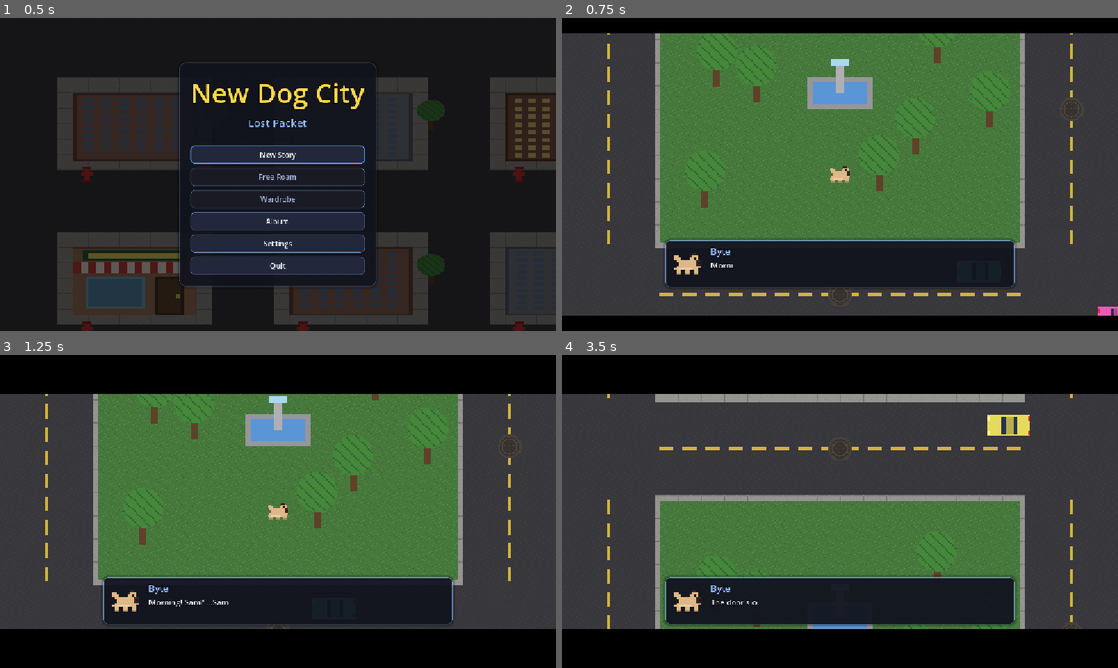
Above: before the commit, frames 1-4 (two rows, left to right).
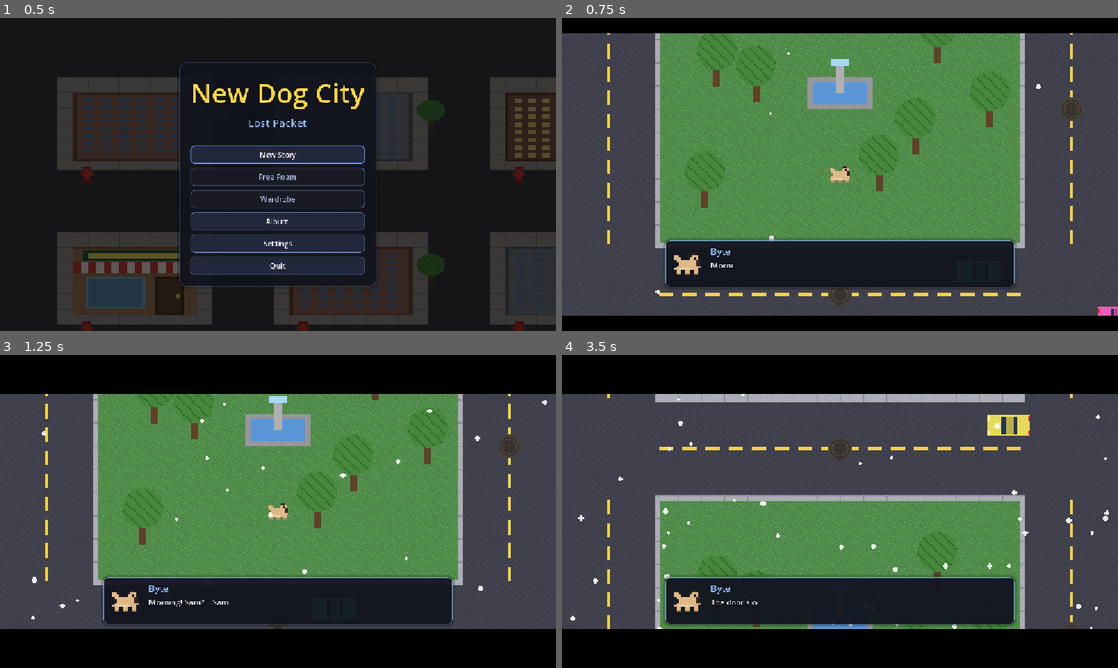
Above: after the commit, the same moments.

Repository: Damon1o/new-dog-city
Game: Godot game, scene res://scenes/Home.tscn
Same seed, same stepped clock (60 frames per second), same inputs: the game is played once before the commit and once after it.
Inputs (mouse positions are in pixels of both pictures, inside the frame that each line leads up to):
- Up to frame 1 (0.5 s): no input
- Up to frame 2 (0.75 s): click "New Story" at 0.5 s
- Up to frame 3 (1.25 s): no input
- Up to frame 4 (3.5 s): tap Enter at 1.25 s; move the mouse to (962, 495) at 1.27 s; hold D (move_right) 1.28-2 s; hold R (bark) 1.28-2 s; click (962, 495) at 1.42 s; tap Space (bite) at 1.55 s; drag from (728, 527) to (812, 574) at 2.02 s; move the mouse to (895, 442) at 2.77 s; hold D (move_right) from 2.78 s (still down); tap Tab (breed) at 2.85 s; tap C (dash) at 3.05 s

Frame 1 is identical in both runs. In frame 2, 2.1% of the frame differs, in the area x 8-92%, y 4-89%; in frame 3, 1.6%; in frame 4, 4.9%, in the area x 1-99%, y 12-88%.

Commit message:
M3-2: street cats, possum, rat swarm; hiss/yowl per type
scripts/enemies/cat.gd: one script, 7 kinds (tabby, alley tom, sphynx, calico,
black cat, possum, swarm rat), stats from spec 06 scaled by level, EnemyTag,
procedural string-grid sprites tinted per kind. Tricks: tabby circles and
retreats, tom knocks back, sphynx dash-swipes, calico dodges the first bite,
black cat hidden until 120 px and crits, possum plays dead at 25% for 3 s.
Joins the "raccoon" group so on_bite, the bark wave, player.foes() and the
minimap find it with no game/player/hud edits; also "foe" for spawner caps.
Spawns table gets foe weights per phase; spawner.spawn_foe ("rats" = 5).
sound.gd: synth cat_hiss_/cat_yowl_<type>, possum_hiss/yowl, rat_squeak.
Smoke: each kind spawns, has sounds, is beaten via on_bite; bark wave scares.

Co-Authored-By: Claude Opus 5.5 <noreply@anthropic.com>

Diff:
--- a/autoload/sound.gd
+++ b/autoload/sound.gd
@@ -69,8 +69,17 @@
 	sounds["pigeons_scatter"] = sounds["pickup"]  # ponytail: wing flaps = pickup blip until spec 12 gives it a wav
 	sounds["bark_scare"] = sounds["bark"]  # ponytail: pitched-down bark (lower, longer); swap for its own synth/wav later
 	# M4-4 animal control: one-shot synths off the music synth. ponytail: siren is one sweep, not a loop on the van
-	for s: Array in [["whistle", {"bpm": 400, "root": 88, "wave": "sine", "lead": [0, 3, 0, 3, 0, 3]}],
-			["siren", {"bpm": 90, "root": 72, "wave": "saw", "lead": [0, 1, 3, 5, 7, 5, 3, 1]}]]:
+	var shots := [["whistle", {"bpm": 400, "root": 88, "wave": "sine", "lead": [0, 3, 0, 3, 0, 3]}],
+			["siren", {"bpm": 90, "root": 72, "wave": "saw", "lead": [0, 1, 3, 5, 7, 5, 3, 1]}],
+			["rat_squeak", {"bpm": 700, "root": 93, "wave": "sine", "lead": [0, 5, 2]}]]
+	# M3-2 foes, one root per type: yowl = saw pitch bend; hiss = dense noise hats over a short squeal.
+	# ponytail: the hiss "filter" is burst rate + squeal pitch, not a real filter; real one if they sound alike
+	for c: Array in [["cat_%s_tabby", 72], ["cat_%s_tom", 60], ["cat_%s_sphynx", 79], ["cat_%s_calico", 69],
+			["cat_%s_black", 65], ["possum_%s", 55]]:
+		shots.append([c[0] % "yowl", {"bpm": 240 + c[1], "root": c[1], "wave": "saw", "decay": 0.3, "lead": [0, 2, 5, 7, 8, 7, 5, 2, -3]}])
+		shots.append([c[0] % "hiss", {"bpm": 3000 - c[1] * 20, "root": c[1] + 30, "wave": "sq", "decay": 0.01, "hats": 6.0,
+			"lead": [0, R, R, R, R, R, R, R, R, R, R, R, R, R, R, R, R, R, R, R, R, R, R, R]}])
+	for s: Array in shots:
 		var w := _synth(s[1].merged({"decay": 0.5, "hats": 0.0, "swing": 0.0, "bass": []}))
 		w.loop_mode = AudioStreamWAV.LOOP_DISABLED
 		sounds[s[0]] = w
--- a/scripts/data/spawns.gd
+++ b/scripts/data/spawns.gd
@@ -1,12 +1,14 @@
 extends RefCounted
 ## Prey spawn tables per city and day phase (spec 02 Day/night). Weights, not percents.
-## ponytail: raccoons x2 / cats / possums at night arrive with M3-2's enemy spawner.
+## Foe kinds (scripts/enemies/cat.gd TYPES, "rats" = a swarm of 5) go to spawner.spawn_foe.
+## ponytail: raccoons x2 at night still pending; sphynx waits for a tokyo / shenzhen table.
 
 const SPAWNS := {
 	"nyc": {
-		"day": {"pigeon": 0.45, "squirrel": 0.3, "rat": 0.25},
-		"dusk": {"pigeon": 0.25, "squirrel": 0.3, "rat": 0.45},
-		"night": {"squirrel": 0.25, "rat": 0.75},  # rats x2-ish, pigeons roost
+		"day": {"pigeon": 0.45, "squirrel": 0.3, "rat": 0.25, "tabby": 0.05, "calico": 0.04, "tom": 0.03, "rats": 0.03},
+		"dusk": {"pigeon": 0.25, "squirrel": 0.3, "rat": 0.45, "tabby": 0.05, "calico": 0.04, "tom": 0.03, "rats": 0.03},
+		"night": {"squirrel": 0.25, "rat": 0.75, "tabby": 0.04, "calico": 0.03, "tom": 0.03, "black": 0.05, "possum": 0.05,
+			"rats": 0.06},  # rats x2-ish, pigeons roost, black cats and possums out
 	},
 }
 const NIGHT_LEVELS := 2
--- /dev/null
+++ b/scripts/enemies/cat.gd
@@ -0,0 +1,209 @@
+extends Node2D
+## Common street foes (spec 06): five cat types, a possum and swarm rats, one script keyed by kind.
+## Wakes when Byte comes within AGGRO, chases, swipes; each kind adds one trick (TYPES.trick).
+## Joins the "raccoon" group so game.on_bite, the bark wave, player.foes() and the minimap find it.
+## Also "foe", to tell it from a real raccoon. Beaten = treats + XP, then gone.
+
+const Levels := preload("res://scripts/systems/levels.gd")
+const EnemyTag := preload("res://scripts/ui/enemy_tag.gd")
+const XP := preload("res://scripts/systems/xp.gd")
+
+const AGGRO := 220.0
+const SWIPE_DIST := 26.0
+## kind -> name, level-1 stats (spec 06 table), speed, tint, trick, hiss / yowl sfx (autoload/sound.gd).
+const TYPES := {
+	"tabby": {"name": "Tabby cat", "hp": 40.0, "dmg": 6.0, "xp": 12, "treats": 3, "speed": 150.0,
+		"tint": Color(0.95, 0.6, 0.25), "trick": "retreat", "hiss": "cat_hiss_tabby", "yowl": "cat_yowl_tabby"},
+	"tom": {"name": "Alley tom", "hp": 80.0, "dmg": 10.0, "xp": 20, "treats": 5, "speed": 100.0,
+		"tint": Color(0.5, 0.5, 0.55), "trick": "knock", "hiss": "cat_hiss_tom", "yowl": "cat_yowl_tom"},
+	"sphynx": {"name": "Sphynx", "hp": 35.0, "dmg": 8.0, "xp": 18, "treats": 4, "speed": 200.0,
+		"tint": Color(0.95, 0.75, 0.7), "trick": "dash", "hiss": "cat_hiss_sphynx", "yowl": "cat_yowl_sphynx"},
+	"calico": {"name": "Calico", "hp": 45.0, "dmg": 7.0, "xp": 16, "treats": 4, "speed": 150.0,
+		"tint": Color(1, 0.92, 0.82), "trick": "dodge", "hiss": "cat_hiss_calico", "yowl": "cat_yowl_calico"},
+	"black": {"name": "Black cat", "hp": 50.0, "dmg": 12.0, "xp": 25, "treats": 5, "speed": 160.0,
+		"tint": Color(0.18, 0.18, 0.22), "trick": "stealth", "hiss": "cat_hiss_black", "yowl": "cat_yowl_black"},
+	"possum": {"name": "Possum", "hp": 60.0, "dmg": 5.0, "xp": 15, "treats": 4, "speed": 110.0,
+		"tint": Color(0.72, 0.72, 0.75), "trick": "play_dead", "hiss": "possum_hiss", "yowl": "possum_yowl"},
+	"rat": {"name": "Rat", "hp": 8.0, "dmg": 3.0, "xp": 4, "treats": 1, "speed": 170.0,
+		"tint": Color(0.45, 0.4, 0.38), "trick": "", "hiss": "rat_squeak", "yowl": "rat_squeak"},
+}
+## Facing right. X = fur (tint), E = eye, P = pink (nose / tail).
+const CAT := [
+	"........X..X",
+	"........XXXX",
+	"X.......XEXE",
+	"X.......XXPX",
+	".XXXXXXXXXX.",
+	"..XXXXXXXX..",
+	"..X.X..X.X..",
+	"..X.X..X.X..",
+]
+const RAT := [
+	"....XXX.",
+	"..XXXXEX",
+	"PXXXXXXP",
+	"...X.X..",
+]
+const STEALTH_DIST := 120.0
+
+static var cache := {}
+
+var kind := "tabby"
+var cfg: Dictionary
+var stats: Dictionary
+var level := 1
+var hp := 1.0
+var max_hp := 1.0
+var state := "idle"  # idle, chase, dash, retreat, flee, stun, dead (possum playing dead)
+var t := 0.0
+var cd := 0.0  # swipe cooldown
+var dir := Vector2.ZERO
+var knock := Vector2.ZERO
+var dodged := false
+var played := false
+var revealed := false
+var game: Node2D
+var player: Node2D
+var sprite: Sprite2D
+var tag: Node2D
+
+func setup(p_kind: String, pos: Vector2, p_game: Node2D, bonus := 0) -> void:
+	kind = p_kind
+	cfg = TYPES[kind]
+	position = pos
+	game = p_game
+	player = game.player
+	level = clampi(Levels.level_at(pos, game.WORLD) + bonus, 1, 100)
+	stats = Levels.scale_for_level(cfg, level)
+	max_hp = stats.hp
+	hp = max_hp
+	sprite = Sprite2D.new()
+	sprite.texture = art(kind)
+	sprite.scale = Vector2(2.5, 2.5)
+	add_child(sprite)
+	tag = EnemyTag.new()
+	add_child(tag)
+	tag.setup(cfg.name, player)
+	add_to_group("raccoon")  # ponytail: hostile group is still named "raccoon"; rename to "foe" across callers when it bites
+	add_to_group("foe")
+
+## Sprite from the string grid, tint baked in so hit flashes (modulate) still read. Cached per kind.
+static func art(k: String) -> Texture2D:
+	if not cache.has(k):
+		var rows: Array = RAT if k == "rat" else CAT  # ponytail: possum borrows the cat grid; own snouty grid later
+		var pal := {"X": TYPES[k].tint, "E": Color(0.95, 0.85, 0.2), "P": Color(0.95, 0.6, 0.65)}
+		var img := Image.create(rows[0].length(), rows.size(), false, Image.FORMAT_RGBA8)
+		for y in rows.size():
+			for x in rows[y].length():
+				img.set_pixel(x, y, pal.get(rows[y][x], Color(0, 0, 0, 0)))
+		cache[k] = ImageTexture.create_from_image(img)
+	return cache[k]
+
+func _process(delta: float) -> void:
+	cd = maxf(cd - delta, 0.0)
+	t -= delta
+	position += knock * delta
+	knock = knock.lerp(Vector2.ZERO, minf(delta * 8.0, 1.0))
+	var to := player.position - position
+	var d := to.length()
+	if cfg.trick == "stealth":  # invisible until Byte is close; once seen, stays seen
+		revealed = revealed or d < STEALTH_DIST
+		visible = revealed  # also keeps it off the minimap
+	if state != "dead":
+		sprite.flip_h = to.x < 0.0
+	match state:
+		"idle":
+			if d < AGGRO:
+				state = "chase"
+				Sound.sfx(cfg.hiss)
+		"chase":
+			if d > AGGRO * 2.5:
+				state = "idle"
+			# tabby circles in instead of running straight at the dog
+			position += to.normalized().rotated(0.7 if cfg.trick == "retreat" else 0.0) * stats.speed * delta
+			if d < SWIPE_DIST and cd <= 0.0:
+				swipe(to)
+			elif cfg.trick == "dash" and d < 140.0 and cd <= 0.0:
+				state = "dash"
+				dir = to.normalized()
+				t = 0.25
+		"dash":
+			position += dir * stats.speed * 3.0 * delta
+			if d < SWIPE_DIST + 6.0 and cd <= 0.0:
+				swipe(to)
+			if t <= 0.0:
+				state = "chase"
+		"retreat", "flee":
+			position -= to.normalized() * stats.speed * delta
+			if t <= 0.0:
+				state = "chase" if state == "retreat" else "idle"
+		"stun":
+			if t <= 0.0:
+				state = "chase"
+		"dead":  # possum: up after 3 s and straight into a bite
+			if t <= 0.0:
+				sprite.flip_v = false
+				state = "dash"
+				dir = to.normalized()
+				t = 0.3
+
+func swipe(to: Vector2) -> void:
+	cd = 1.0
+	var crit: bool = cfg.trick == "stealth" and randf() < 0.3
+	player.take_damage(stats.dmg * (1.75 if crit else 1.0))
+	if cfg.trick == "knock":  # ponytail: shoves the body straight; can nudge Byte into a wall edge
+		player.position += to.normalized() * 40.0
+	elif cfg.trick == "retreat":
+		state = "retreat"
+		t = 0.8
+
+## Bark (spec 05): flee 4 s if the dog is 5+ levels above, stun 0.5 s within 4 levels, else ignore.
+func scare(dog_level: int) -> void:
+	var gap := dog_level - level
+	if gap >= 5 and state != "dead":
+		state = "flee"
+		t = 4.0
+	elif gap >= -4:
+		stun(0.5)
+
+func stun(time: float) -> void:
+	if state != "dead":
+		state = "stun"
+		t = time
+
+func hurt(dmg: float, from: Vector2, crit := false) -> void:
+	if is_queued_for_deletion() or state == "dead":  # playing dead: bites pass right over it
+		return
+	revealed = true
+	if cfg.trick == "dodge" and not dodged:  # calico sidesteps the first bite of the fight
+		dodged = true
+		position += from.direction_to(position).orthogonal() * 40.0
+		game.float_text(position, "dodge!", Color(0.8, 0.9, 1))
+		state = "chase"
+		return
+	hp -= dmg
+	tag.hit()
+	knock = from.direction_to(position) * 260.0
+	sprite.modulate = Color(1, 0.4, 0.4)
+	create_tween().tween_property(sprite, "modulate", Color.WHITE, 0.2)
+	game.float_text(position, str(int(dmg)), Color.WHITE, crit)
+	if hp <= 0.0:
+		beaten()
+	elif cfg.trick == "play_dead" and not played and hp < max_hp * 0.25:
+		played = true
+		state = "dead"
+		t = 3.0
+		sprite.flip_v = true
+		game.float_text(position, "x_x", Color(0.8, 0.8, 0.8))
+	else:
+		state = "chase"
+		Sound.sfx(cfg.yowl)
+
+func beaten() -> void:
+	remove_from_group("foe")
+	player.treats += stats.treats
+	XP.award(game, stats.xp, self)
+	game.float_text(position, "%s beaten! +%d treats" % [cfg.name, stats.treats], Color(1, 0.85, 0.5))
+	game.poof(position, cfg.tint)
+	Sound.sfx(cfg.yowl)
+	queue_free()
--- a/scripts/world/spawner.gd
+++ b/scripts/world/spawner.gd
@@ -2,6 +2,8 @@
 ## Prey and treat spawning and treat pickup (moved from game.gd).
 
 const Spawns := preload("res://scripts/data/spawns.gd")
+const Cat := preload("res://scripts/enemies/cat.gd")
+const MAX_FOES := 8  # ponytail: flat cap for the whole city; scale with Spawns.cap if streets feel empty
 
 var g: Node2D
 var flocks: Array[Dictionary] = []  # pigeon flocks, see spawn_flock
@@ -29,6 +31,10 @@
 	var bonus := Spawns.NIGHT_LEVELS if Spawns.phase(g.sun()) == "night" else 0
 	if pos.x < 0 or pos.distance_to(g.player.position) < 350.0:
 		return
+	if Cat.TYPES.has(kind) or kind == "rats":
+		if g.get_tree().get_nodes_in_group("foe").size() < MAX_FOES:
+			spawn_foe(kind, pos, bonus)
+		return
 	if kind == "pigeon":
 		spawn_flock(pos, bonus)
 		return
@@ -36,6 +42,16 @@
 	prey.position = pos
 	g.add_child(prey)
 	prey.setup(kind, g.PREY[kind], g.tex[kind], g, bonus)
+
+## Common foe (M3-2, enemies/cat.gd) at pos; "rats" is a swarm of 5 rats. Returns what it made.
+func spawn_foe(kind: String, pos: Vector2, bonus := 0) -> Array:
+	var out := []
+	for i in (5 if kind == "rats" else 1):
+		var f: Node2D = Cat.new()
+		g.add_child(f)
+		f.setup("rat" if kind == "rats" else kind, pos + Vector2(randf_range(-30, 30), randf_range(-30, 30)) * mini(i, 1), g, bonus)
+		out.append(f)
+	return out
 
 ## Pigeon flock (spec 07): 5-12 birds round a center, a plain Dictionary the birds share.
 func spawn_flock(center: Vector2, bonus := 0) -> Dictionary:
--- a/tests/smoke.gd
+++ b/tests/smoke.gd
@@ -51,7 +51,7 @@
 	# quiet street: ambient prey / treats / traffic wander into the checks below (a stray catch
 	# levels the dog and pauses the tree, a pickup shifts treat counts, a car knocks hp off)
 	game.spawn_timer = INF
-	for n: Node in get_nodes_in_group("prey") + game.treat_sprites:
+	for n: Node in get_nodes_in_group("prey") + get_nodes_in_group("foe") + game.treat_sprites:
 		n.queue_free()
 	game.treat_sprites.clear()
 	for c: Node in get_nodes_in_group("car"):
@@ -1024,6 +1024,47 @@
 	assert(game.inside == "" and ["fb_nyc_1", "fb_nyc_2", "fb_nyc_3"].all(pz_story.has), "three NYC floors, three polaroids")
 	game.save_extra.erase("ui/reduce_motion")
 
+	# street foes (M3-2): night table has them; each kind spawns with its hiss / yowl and is beaten through on_bite
+	var foe_night_kinds := {}
+	for i in 400:
+		foe_night_kinds[Spawns.pick("nyc", 0.1)] = true
+	assert(foe_night_kinds.has("black") and foe_night_kinds.has("possum") and foe_night_kinds.has("rats"), "night: black cats, possums, rat swarms")
+	var foe_snd: Node = root.get_node("Sound")
+	for kind in ["tabby", "tom", "sphynx", "calico", "black", "possum", "rats"]:
+		var foe_made: Array = game.spawner.spawn_foe(kind, player.position + Vector2(400, 0))
+		var foe_f: Node2D = foe_made[0]
+		assert(foe_made.size() == (5 if kind == "rats" else 1) and foe_f in player.foes(), kind + " spawns as a foe")
+		assert(foe_snd.sounds.has(foe_f.cfg.hiss) and foe_snd.sounds.has(foe_f.cfg.yowl), kind + " has a hiss and a yowl")
+		await frames(1)
+		if kind == "black":
+			assert(not foe_f.visible, "black cat unseen 400 px off")
+		foe_f.position = player.position + Vector2(20, 0)
+		if kind == "tabby":  # the bark wave hits foes too: a dog 5+ levels up sends it running
+			player.level = foe_f.level + 10
+			player.facing = Vector2.RIGHT
+			player.bark_cd = 0.0
+			player.stamina = 100.0
+			assert(player.bark())
+			await frames(2)
+			assert(foe_f.state == "flee" and foe_f.hp < foe_f.max_hp, "bark wave hurts and scares a cat")
+			await frames(60)  # let the wave run out its 520 px before the next kind spawns in its path
+		if kind == "calico":
+			game.on_bite(foe_f.position, 20.0, 5.0)
+			assert(foe_f.dodged and foe_f.hp == foe_f.max_hp, "calico dodges the first bite")
+		if kind == "possum":
+			foe_f.hurt(foe_f.max_hp * 0.8, player.position)
+			foe_f.hurt(foe_f.max_hp, player.position)
+			assert(foe_f.state == "dead" and foe_f.hp > 0.0, "possum plays dead at 25%, bites pass over")
+		var foe_treats0: int = player.treats
+		for i in 300:
+			if not is_instance_valid(foe_f):
+				break
+			player.hp = player.max_hp
+			foe_f.position = player.position + Vector2(20, 0)
+			game.on_bite(foe_f.position, 20.0, foe_f.max_hp * 0.3)
+			await frames(3)
+		assert(not is_instance_valid(foe_f) and player.treats > foe_treats0, kind + " beaten")
+
 	# restart: progress wiped, scene rebuilt
 	assert(player.level > 1)
 	current_scene = game
Not shown, added: scripts/enemies/cat.gd.uid
